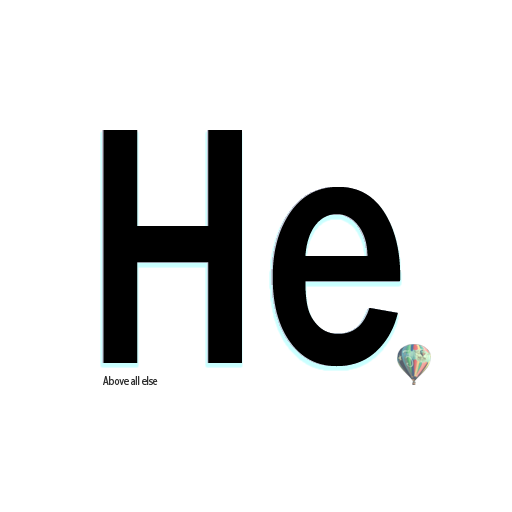
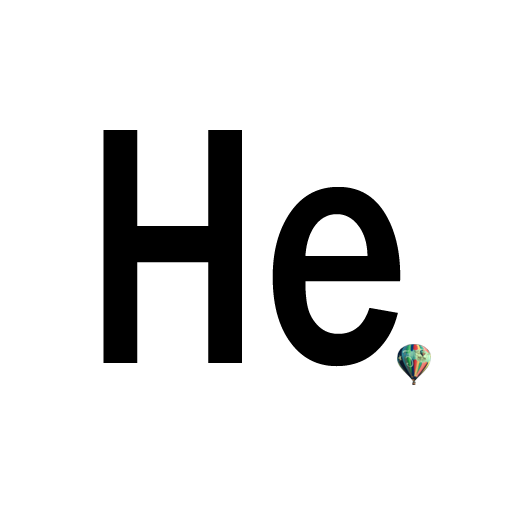
Layered file, before and after one edit (512px x 512px). Changes by layer:
added group "Group lite" with 3 layers above "Layer 4" over (x1=103, y1=130, x2=431, y2=385)
hid "Above all else" (2nd of 2, in "Group lite"), moved it into group "Group lite", painted on it over (x1=103, y1=376, x2=158, y2=385)
moved "He" (2nd of 2, in "Group lite") into group "Group lite" over (x1=103, y1=130, x2=401, y2=367)
"Helium 3": opacity 69% → 100%, moved it into group "Group lite" over (x1=397, y1=344, x2=431, y2=385)
hid "Layer 4" over (x1=102, y1=130, x2=400, y2=366)
